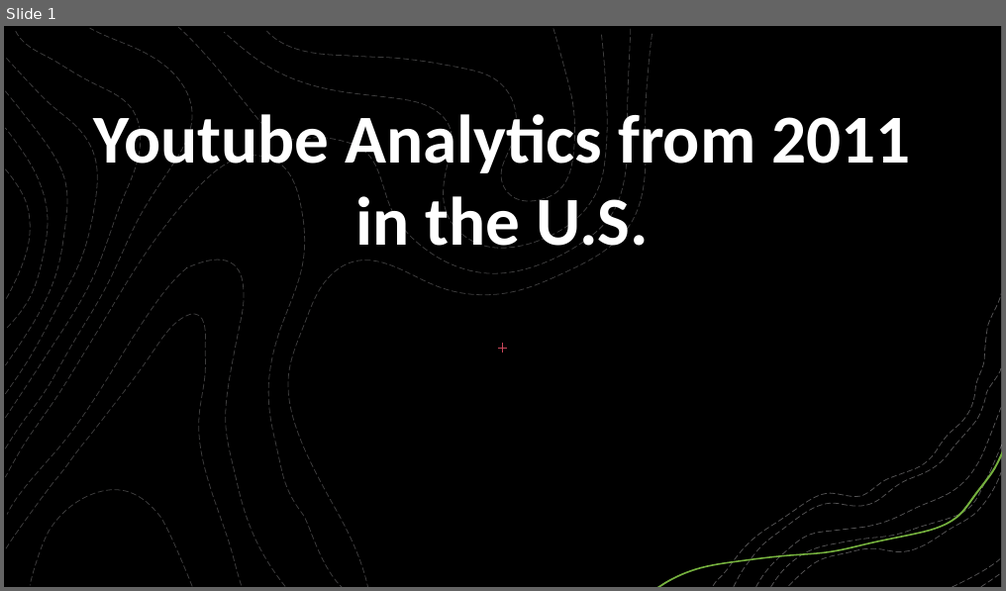
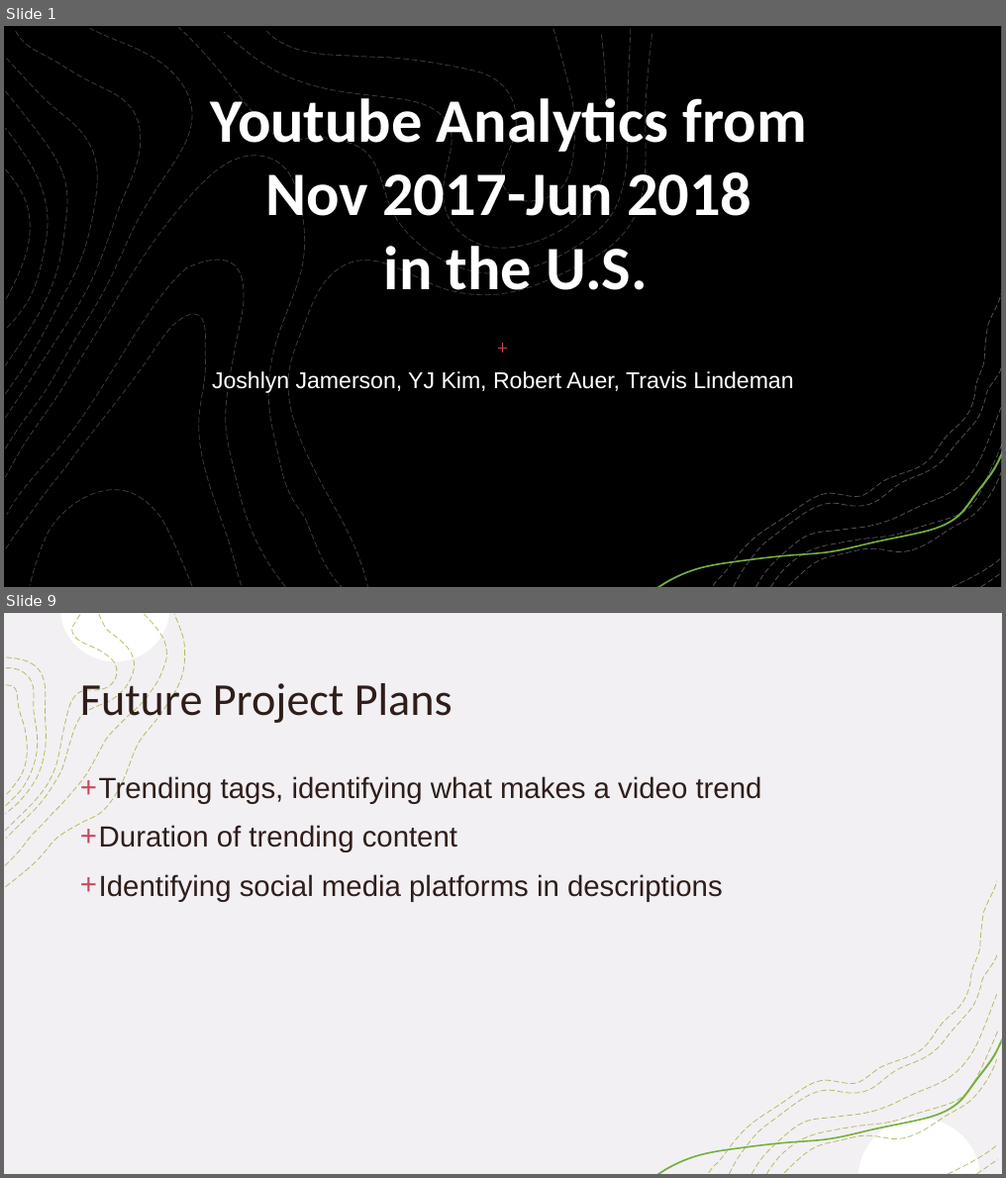
Before and after one commit to tralinde/tralinde_EDA_group_presentation, a slide deck: ppt/Youtube Analytics from 2011 in the U.pptx. Shown one above the other, each under a label of ours: slide 1 before the commit, slides 1 and 9 after it; the slides between them are not shown. The pictures are 1006x591 and 1006x1178 pixels, drawn with LibreOffice and Linux fonts; fonts in the diff are those of the drawing; background and template pictures are left out; a plain dark background stands for a picture behind light text. Boxes give left, top, right and bottom in pixels: in the first picture for what was removed or moved away, otherwise in the second. Text is boxed around its words. In the diff, an @@ line names an element or a change of style, - is before the commit and + after.

```diff
--- a/ppt/Youtube Analytics from 2011 in the U.pptx
+++ b/ppt/Youtube Analytics from 2011 in the U.pptx
@@ slide 9 added at (x1=4, y1=613, x2=1002, y2=1174), background #FFFFFF; not listed: 11 template elements that a slide beside it also shows @@
@@ rectangle added at (x1=4, y1=613, x2=1002, y2=1174), fill #F2F0F3, outline #F2F2F2 1 pt @@
@@ group added at (x1=6, y1=615, x2=185, y2=887): 4 freeform shapes @@
@@ title added at (x1=80, y1=676, x2=452, y2=726), 44 pt, text #2F1D1A @@
+Future Project Plans
@@ text added at (x1=99, y1=776, x2=762, y2=902), 28 pt, text #2F1D1A @@
++ Trending tags, identifying what makes a video trend
++ Duration of trending content
++ Identifying social media platforms in descriptions
@@ freeform shape added at (x1=709, y1=881, x2=997, y2=1173), outline #9CA931 0.75 pt dashed @@
@@ freeform shape added at (x1=785, y1=1059, x2=997, y2=1173), outline #9CA931 0.75 pt dashed @@
@@ slide 1 changed as well @@
@@ title at (x1=211, y1=90, x2=806, y2=295): text changed; size 66 to 59.4 pt @@
-Youtube Analytics from 2011 in the U.S.
+Youtube Analytics from
+Nov 2017-Jun 2018
+in the U.S.
@@ subtitle added at (x1=212, y1=371, x2=793, y2=393), 22 pt, text #FFFFFF @@
+Joshlyn Jamerson, YJ Kim, Robert Auer, Travis Lindeman
```
Also in this commit, not shown: 1 other slide changed, 5 other slides added.
